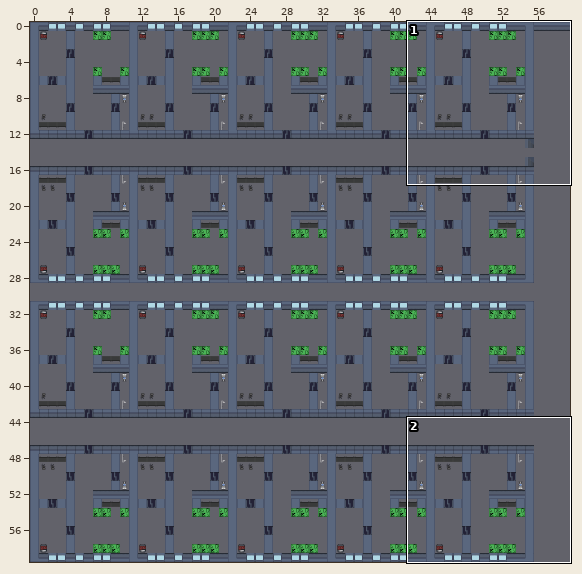
One commit to this Tiled map: NamelessRogue/Content/Buildings/ApartmentBlockFloor.tmx. The first picture is a wide view before the edit; the outline marks the close-up.
Close-up. As it was:
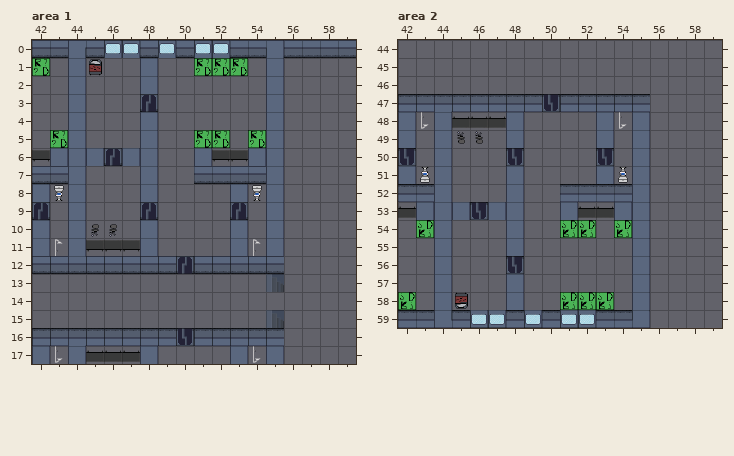
Cells are 32x32 px. Shown: area 1 x 42..59, y 0..17; area 2 x 42..59, y 44..59. The commit also changed other parts of the map, which this record leaves out. Tiles whose own drawing changed are shown in their newer look in all pictures.
Now the later version:
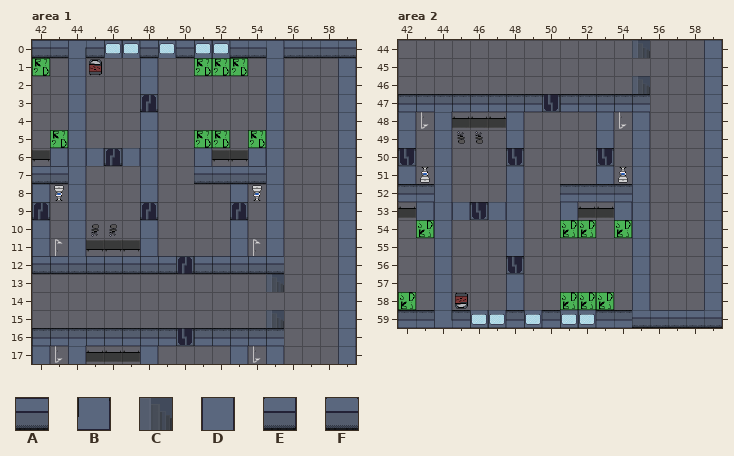
Key: from "tileset2": A 1, B 2 flipped up-down, C 8, D 10, E 22, F 23.
_ is an empty cell, . an unchanged one.
Difference:
--- layer "main", area 1
@@ x 59..59 @@
- 1 _
- 2 _
- 3 _
- 4 _
- 5 _
- 6 _
- 7 _
- 8 _
- 9 _
-10 _
-11 _
-12 _
-13 _
-14 _
-15 _
-16 _
-17 _
+ 1 D
+ 2 D
+ 3 D
+ 4 D
+ 5 D
+ 6 D
+ 7 D
+ 8 D
+ 9 D
+10 D
+11 D
+12 D
+13 D
+14 D
+15 D
+16 D
+17 D
--- layer "main", area 2
@@ x 55..59 @@
-44 _..._
-45 ...._
-46 _..._
-47 ...._
-48 ...._
-49 ...._
-50 ...._
-51 ...._
-52 ...._
-53 ...._
-54 ...._
-55 ...._
-56 ...._
-57 ...._
-58 ...._
-59 B____
+44 C...D
+45 ....D
+46 C...D
+47 ....D
+48 ....D
+49 ....D
+50 ....D
+51 ....D
+52 ....D
+53 ....D
+54 ....D
+55 ....D
+56 ....D
+57 ....D
+58 ....D
+59 FAAAE
Pixel boxes of the changes (left, top, right, bottom) in both close-ups:
added: (338, 58, 356, 364)
changed: (632, 40, 722, 328)
